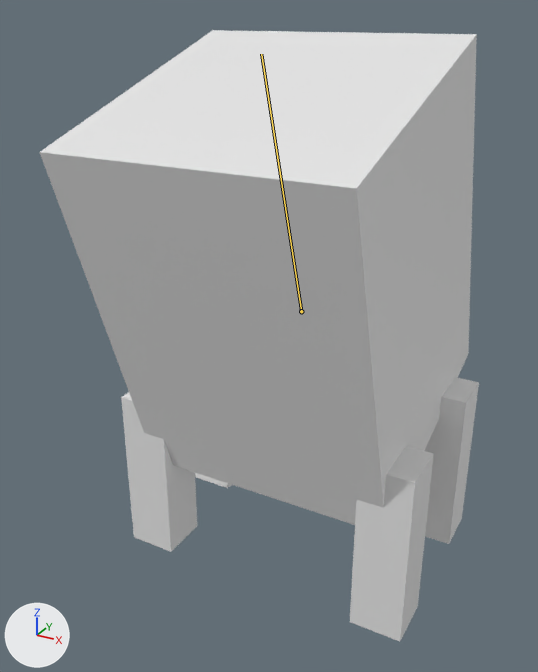
The FBX model Assets/fbx/enemy for 3C design assignment.fbx as it was, and as the next commit left it.
Rendered twice from a 50 mm camera at (1.19, -2.42, 1.98) aimed at (-0.08, -0.12, 0.83). Arrows for +X, +Y and +Z are at lower left; the lights stay in place. Both versions are drawn at frame 14 of the action 'Armature|hit'; the numbers are the values there. The bones that change are drawn over the model as lines.

Objects in the first picture: 'Leg.Left.Front', 'Leg.Right.Back', 'Leg.Right.Front', 'body'.
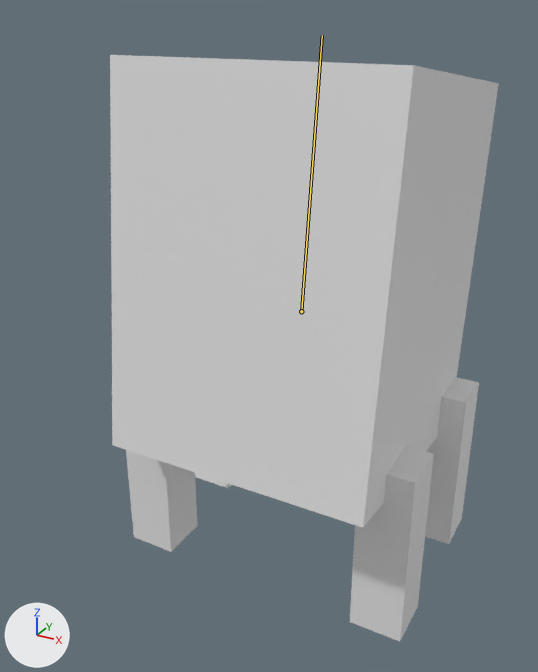
Commit message: Updated enemy animation controller

The change in detail:
Bone 'root' (bone_root) turns from (18, 0, 0) to (-7, 0, 0) degrees about its own x, y and z.

What differs and where, as boxes (x1, y1, x2, y2) in the pictures (538 x 672 px):
'body', posed (11% narrower): before (40, 30, 477, 525); after (110, 55, 499, 528)
bone 'root', root to tip: before (301, 311) to (261, 54); after (301, 311) to (322, 35)
